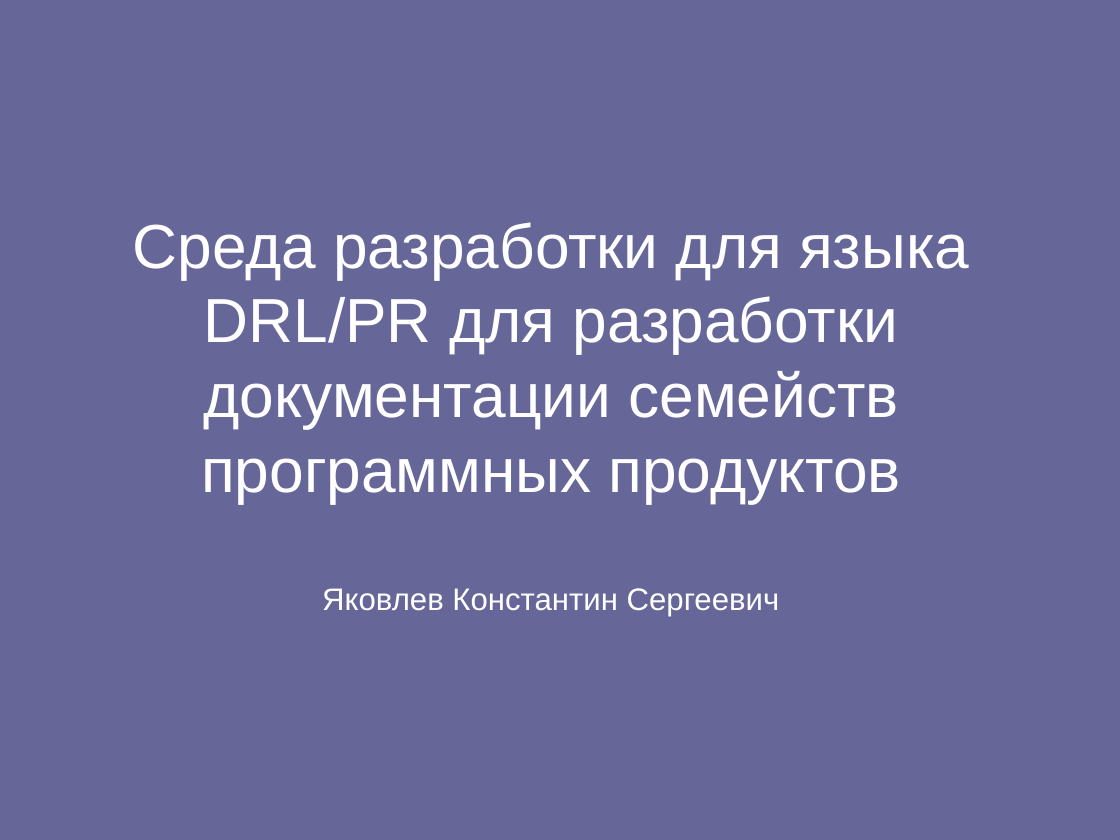
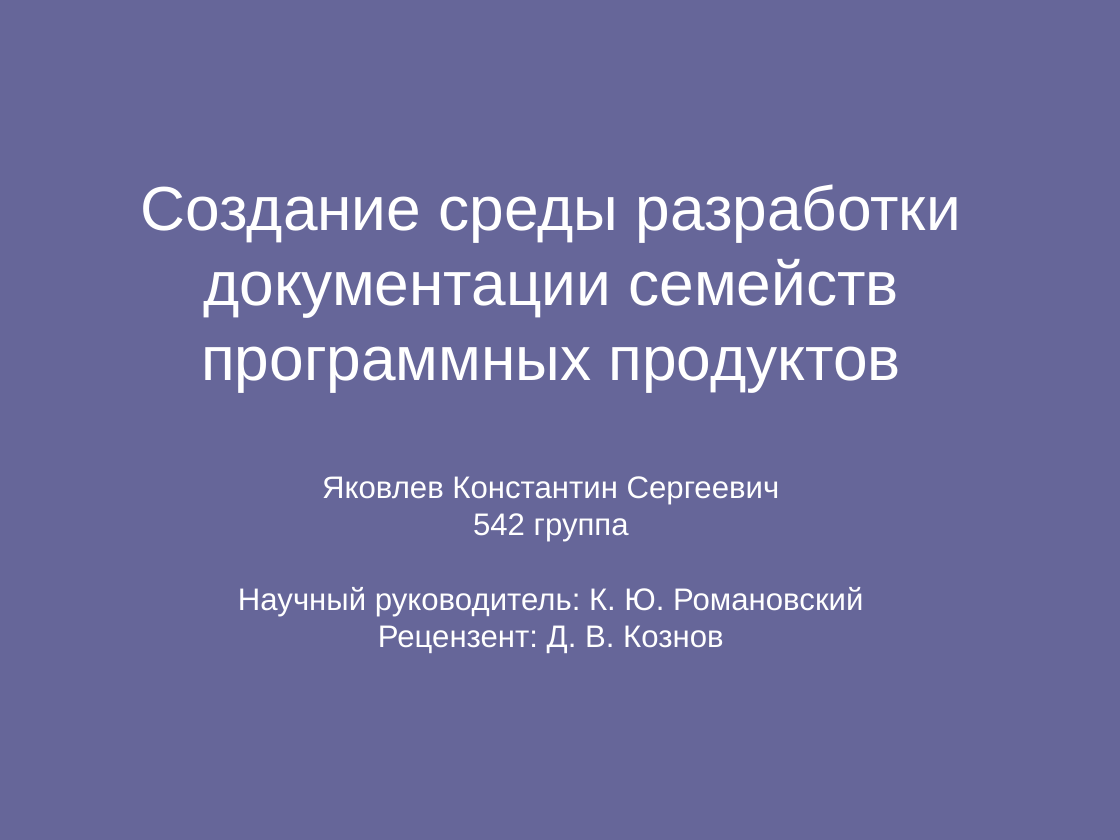
Before and after one commit to spbu-se/pldoctoolkit, a slide deck: slide 1 of stuff/yakovlev/doc/Presentation.ppt. Drawn at 1120x840 pixels with LibreOffice and Linux fonts; fonts in the diff are those of the drawing. Boxes give left, top, right and bottom in pixels: in the first picture for what was removed or moved away, otherwise in the second. Text is boxed around its words. In the diff, an @@ line names an element or a change of style, - is before the commit and + after.

```diff
--- a/stuff/yakovlev/doc/Presentation.ppt
+++ b/stuff/yakovlev/doc/Presentation.ppt
@@ title at box(141, 184, 961, 653): text changed; size 40 to 20 pt @@
-Среда разработки для языка DRL/PR для разработки документации семейств программных продуктов
-Яковлев Константин Сергеевич
+Создание среды разработки документации семейств программных продуктов
+Яковлев Константин Сергеевич
+542 группа
+Научный руководитель: К. Ю. Романовский
+Рецензент: Д. В. Кознов
```
Also in this commit, not shown: 3 other slides changed, 1 slide added, 1 other file.
